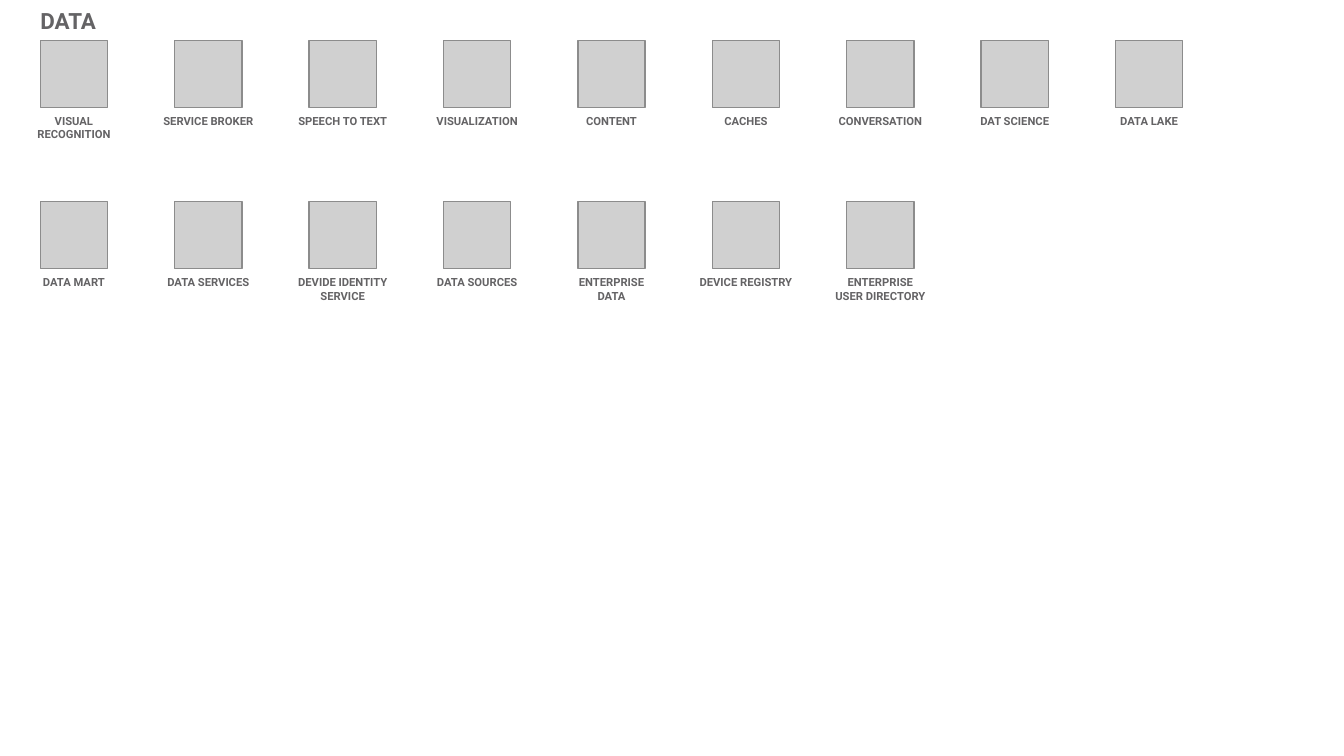
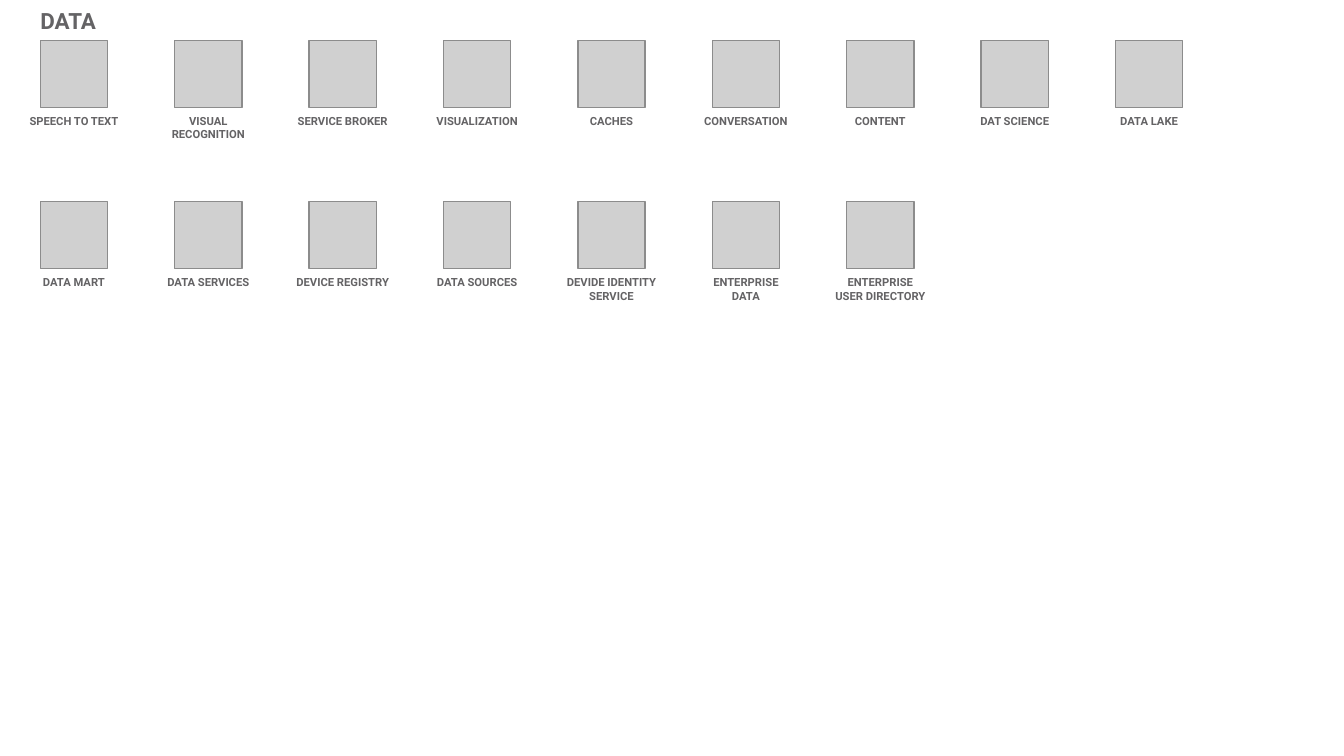
Before and after one commit to l2fprod/myarchitecture, a slide deck: slide 15 of mycatalog-architecture-diagram-template.pptx. Drawn at 1344x756 pixels with LibreOffice and Linux fonts; fonts in the diff are those of the drawing; grey boxes stand for pictures. Boxes give left, top, right and bottom in pixels: in the first picture for what was removed or moved away, otherwise in the second. Text is boxed around its words. In the diff, an @@ line names an element or a change of style, - is before the commit and + after.

```diff
--- a/mycatalog-architecture-diagram-template.pptx
+++ b/mycatalog-architecture-diagram-template.pptx
@@ text "SPEECH TO TEXT": place and size @@
-text "SPEECH TO TEXT" at [298, 117, 387, 125]
+text "SPEECH TO TEXT" at [30, 117, 118, 125]
@@ text "CACHES": place and size @@
-text "CACHES" at [724, 117, 767, 125]
+text "CACHES" at [590, 117, 633, 125]
@@ text "CONVERSATION": place and size @@
-text "CONVERSATION" at [839, 117, 922, 125]
+text "CONVERSATION" at [704, 117, 787, 125]
@@ text "CONTENT": place and size @@
-text "CONTENT" at [586, 117, 637, 125]
+text "CONTENT" at [855, 117, 906, 125]
@@ text at [296, 278, 389, 286]: text changed @@
-DEVIDE IDENTITY SERVICE
+DEVICE REGISTRY
@@ text added at [567, 278, 656, 300], 6 pt, text #646365, bold @@
+DEVIDE IDENTITY SERVICE
@@ 3 texts: place and size @@
-3 texts at [37, 117, 644, 300]
+3 texts at [172, 117, 778, 300]
@@ text removed at [700, 278, 792, 286] @@
-DEVICE REGISTRY
```
Also in this commit, not shown: 12 other slides changed, 1 slide added, 1 slide removed.
